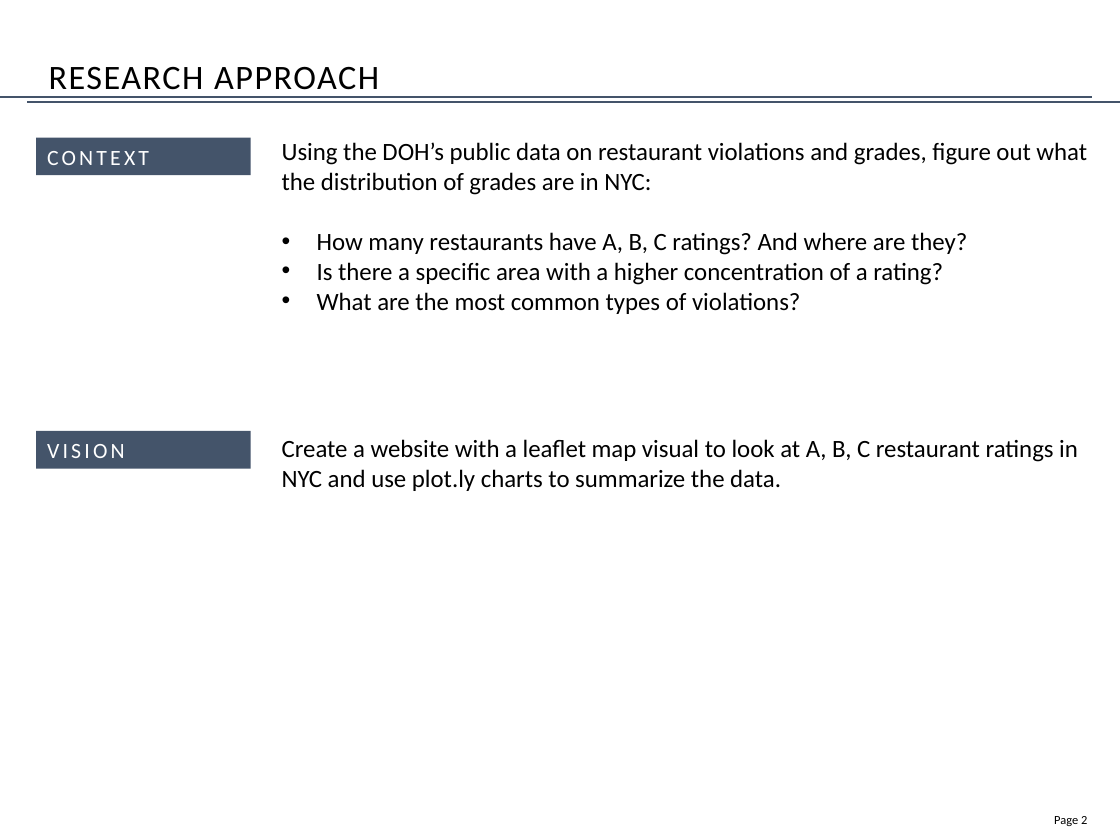
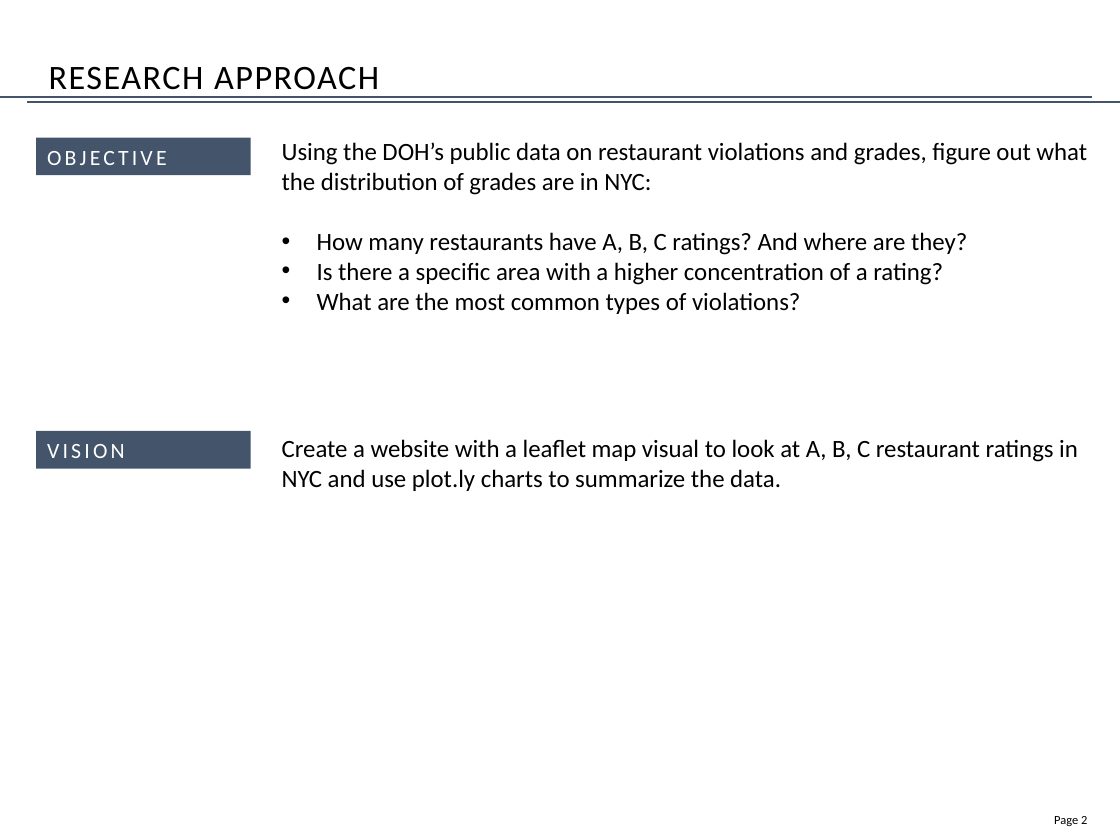
Before and after one commit to jennysueee/DOH_Project, a slide deck: slide 3 of DOH Presentation.pptx. Drawn at 1120x840 pixels with LibreOffice and Linux fonts; fonts in the diff are those of the drawing. Boxes give left, top, right and bottom in pixels: in the first picture for what was removed or moved away, otherwise in the second. Text is boxed around its words. In the diff, an @@ line names an element or a change of style, - is before the commit and + after.

```diff
--- a/DOH Presentation.pptx
+++ b/DOH Presentation.pptx
@@ text in rectangle at [47, 151, 167, 165]: text changed @@
-CONTEXT
+OBJECTIVE
```
Also in this commit, not shown: 1 other slide changed.
